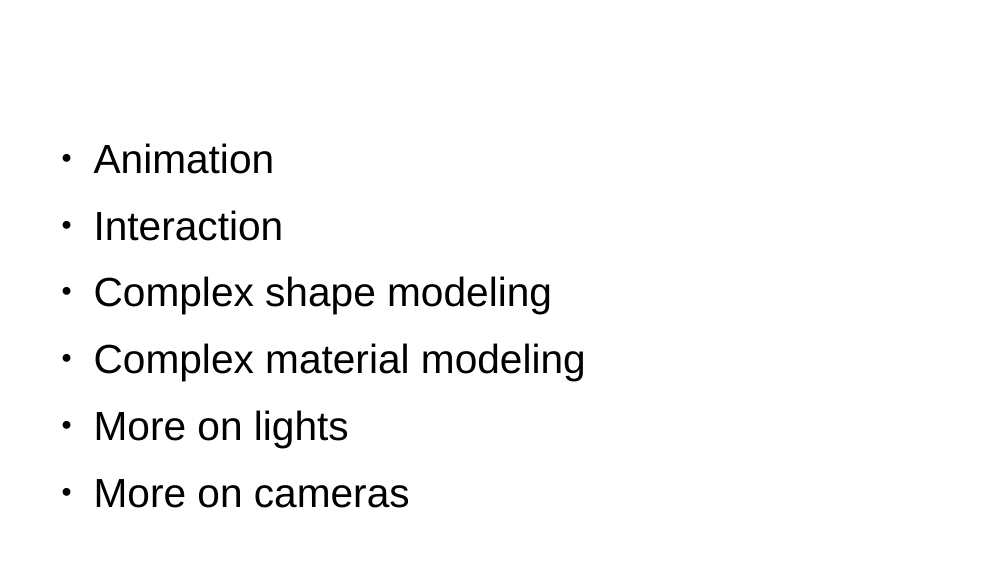
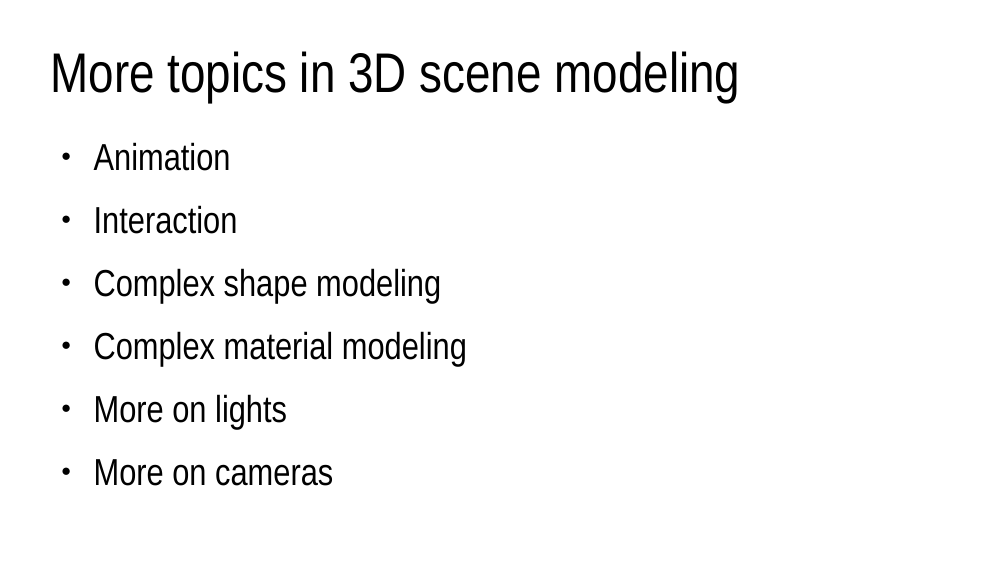
Before and after one commit to lorentzo/IntroductionToComputerGraphics, a slide deck: slide 2 of lectures/6_more_3D_scene/1_intro.odp. Drawn at 1008x567 pixels with LibreOffice and Linux fonts; fonts in the diff are those of the drawing. Boxes give left, top, right and bottom in pixels: in the first picture for what was removed or moved away, otherwise in the second. Text is boxed around its words. In the diff, an @@ line names an element or a change of style, - is before the commit and + after.

Commit message:
3d scene, more on... topics

```diff
--- a/lectures/6_more_3D_scene/1_intro.odp
+++ b/lectures/6_more_3D_scene/1_intro.odp
@@ title added at (x1=50, y1=51, x2=740, y2=102), 44 pt, text #000000 @@
+More topics in 3D scene modeling
@@ text "Animation" at (x1=94, y1=142, x2=467, y2=486): size 32 to 29.6 pt, font Arial to Arial Narrow @@
```
Also in this commit, not shown: 2 other slides changed, 31 slides added, 1 slide removed, 8 other files.
